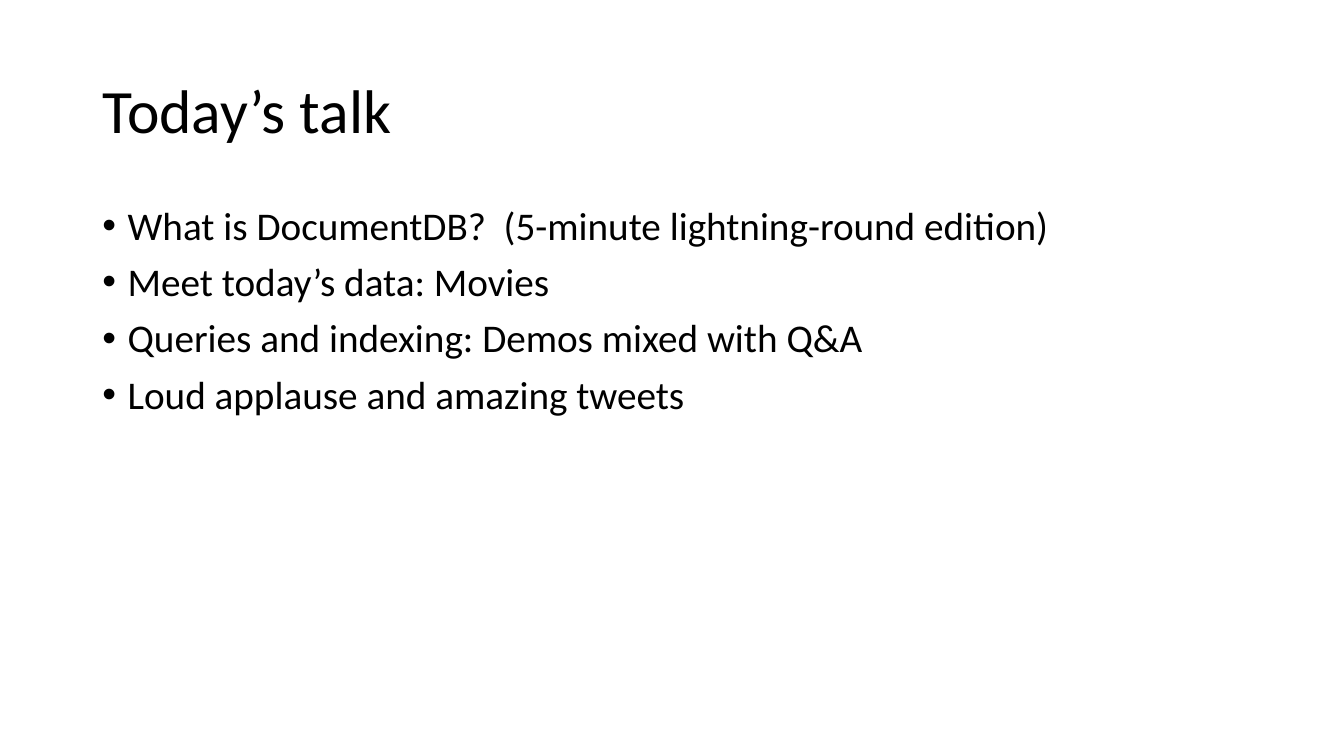
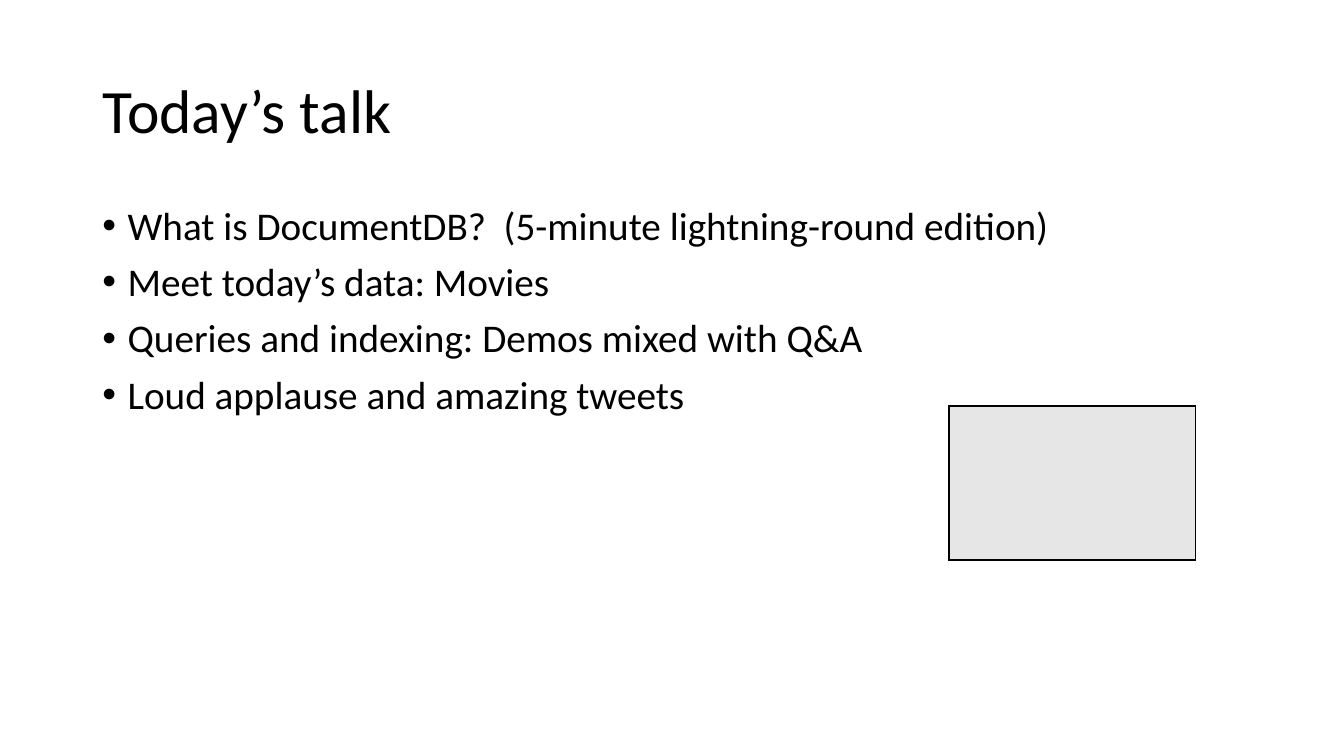
Before and after one commit to dmakogon/nosqlnow2015, a slide deck: slide 2 of indexing-nirvana.pptx. Drawn at 1344x756 pixels with LibreOffice and Linux fonts; fonts in the diff are those of the drawing. Boxes give left, top, right and bottom in pixels: in the first picture for what was removed or moved away, otherwise in the second. Text is boxed around its words. In the diff, an @@ line names an element or a change of style, - is before the commit and + after.

Commit message:
added a gray area

```diff
--- a/indexing-nirvana.pptx
+++ b/indexing-nirvana.pptx
@@ rectangle added at (x1=950, y1=406, x2=1196, y2=561), fill #E7E6E6, outline #000000 1 pt @@
```
